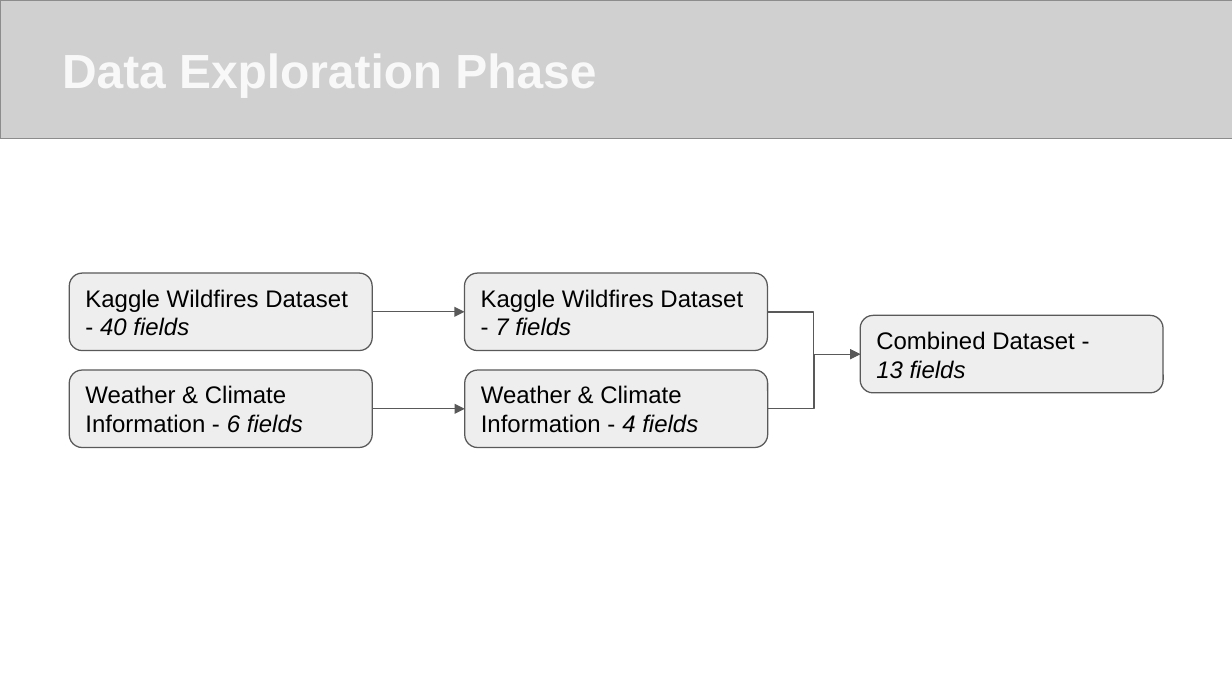
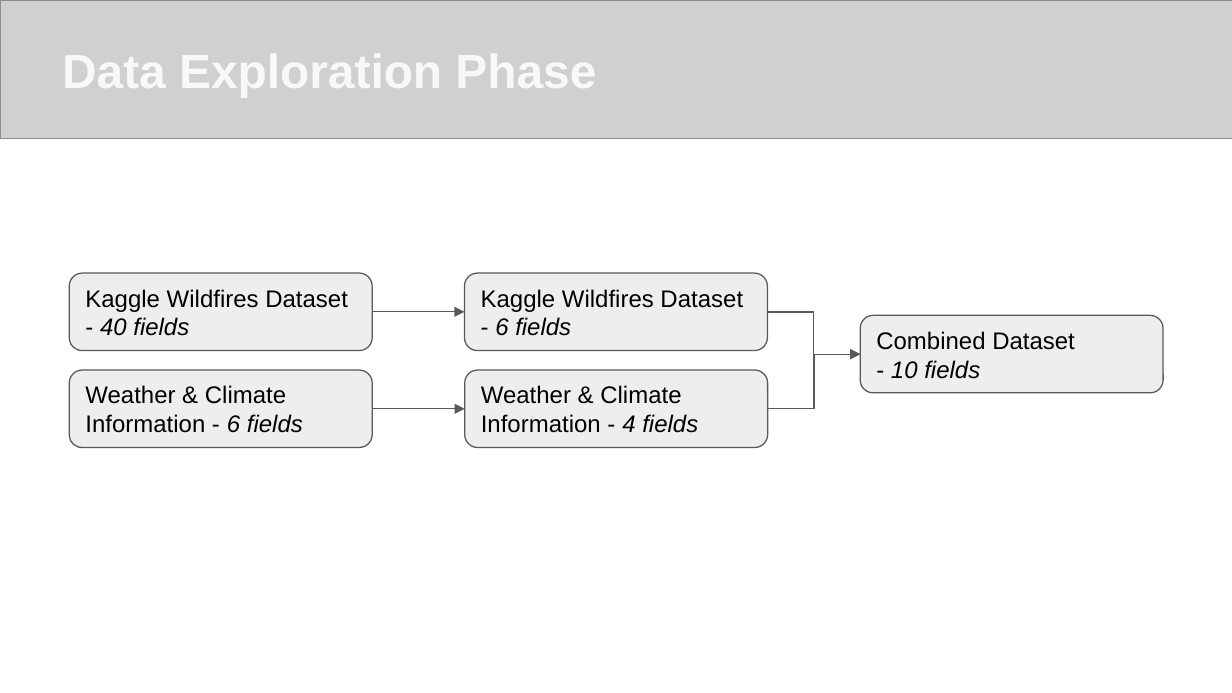
Before and after one commit to stephen-tan/california-wildfires, a slide deck: slide 8 of California Wildfires (1).pptx (slide 9 before the commit). Drawn at 1232x693 pixels with LibreOffice and Linux fonts; fonts in the diff are those of the drawing; grey boxes stand for pictures. Boxes give left, top, right and bottom in pixels: in the first picture for what was removed or moved away, otherwise in the second. Text is boxed around its words. In the diff, an @@ line names an element or a change of style, - is before the commit and + after.

```diff
--- a/California Wildfires (1).pptx
+++ b/California Wildfires (1).pptx
@@ text in rounded rectangle at [481, 289, 743, 336]: text changed @@
-Kaggle Wildfires Dataset - 7 fields
+Kaggle Wildfires Dataset - 6 fields
@@ text in rounded rectangle at [876, 331, 1075, 379]: text changed @@
-Combined Dataset -
-13 fields
+Combined Dataset
+- 10 fields
```
Also in this commit, not shown: 5 other slides changed, 1 slide removed.
